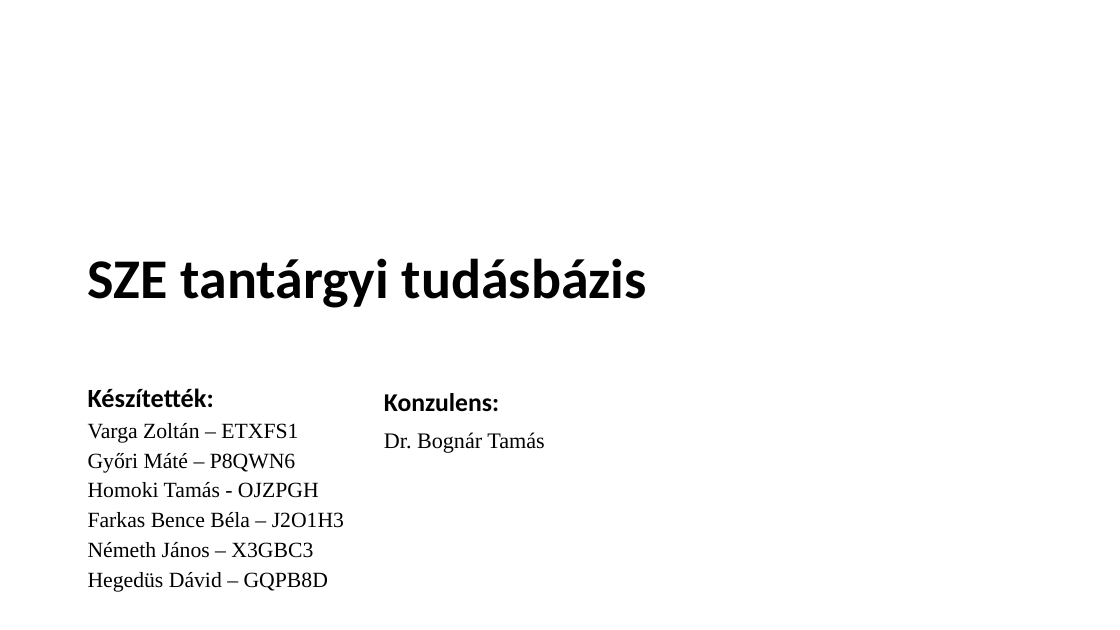
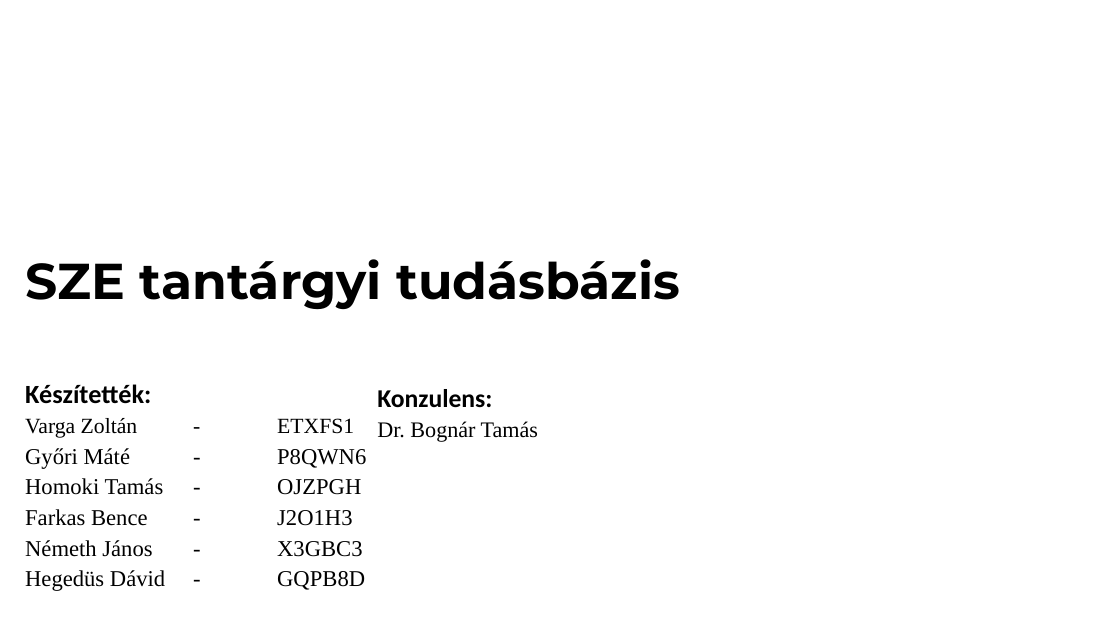
Before and after one commit to Azozzer/Projetkmunka-1-2, a slide deck: slide 1 of SZE_tantargyi_tudasbazis.pptx. Drawn at 1120x630 pixels with LibreOffice and Linux fonts; fonts in the diff are those of the drawing; background and template pictures are left out. Boxes give left, top, right and bottom in pixels: in the first picture for what was removed or moved away, otherwise in the second. Text is boxed around its words. In the diff, an @@ line names an element or a change of style, - is before the commit and + after.

```diff
--- a/SZE_tantargyi_tudasbazis.pptx
+++ b/SZE_tantargyi_tudasbazis.pptx
@@ title "SZE tantárgyi tudásbázis": place and size @@
-title "SZE tantárgyi tudásbázis" at (88,258,647,308)
+title "SZE tantárgyi tudásbázis" at (25,259,680,309)
@@ title "SZE tantárgyi tudásbázis" at (25,259,680,309): size 48 to 43.2 pt, font Calibri to Montserrat @@
@@ subtitle "Készítették:": place and size @@
-subtitle "Készítették:" at (88,388,344,592)
+subtitle "Készítették:" at (25,384,365,591)
@@ text "Konzulens:": place and size @@
-text "Konzulens:" at (384,393,544,453)
+text "Konzulens:" at (377,389,538,442)
@@ text "Konzulens:" at (377,389,538,442): less space between paragraphs; line spacing 0.9 to 0.7 @@
@@ subtitle at (25,418,138,469): text changed @@
-Varga Zoltán – ETXFS1
-Győri Máté – P8QWN6
+Varga Zoltán - ETXFS1
+Győri Máté - P8QWN6
@@ subtitle at (25,478,164,495): size 18.6 to 19.4 pt in "Homoki Tamás - OJZPGH" @@
@@ subtitle at (25,509,365,591): text changed; size 18.6 to 19.4 pt @@
-Farkas Bence Béla – J2O1H3
-Németh János – X3GBC3
-Hegedüs Dávid – GQPB8D
+Farkas Bence - J2O1H3
+Németh János - X3GBC3
+Hegedüs Dávid - GQPB8D
```
Also in this commit, not shown: 6 other slides changed.
